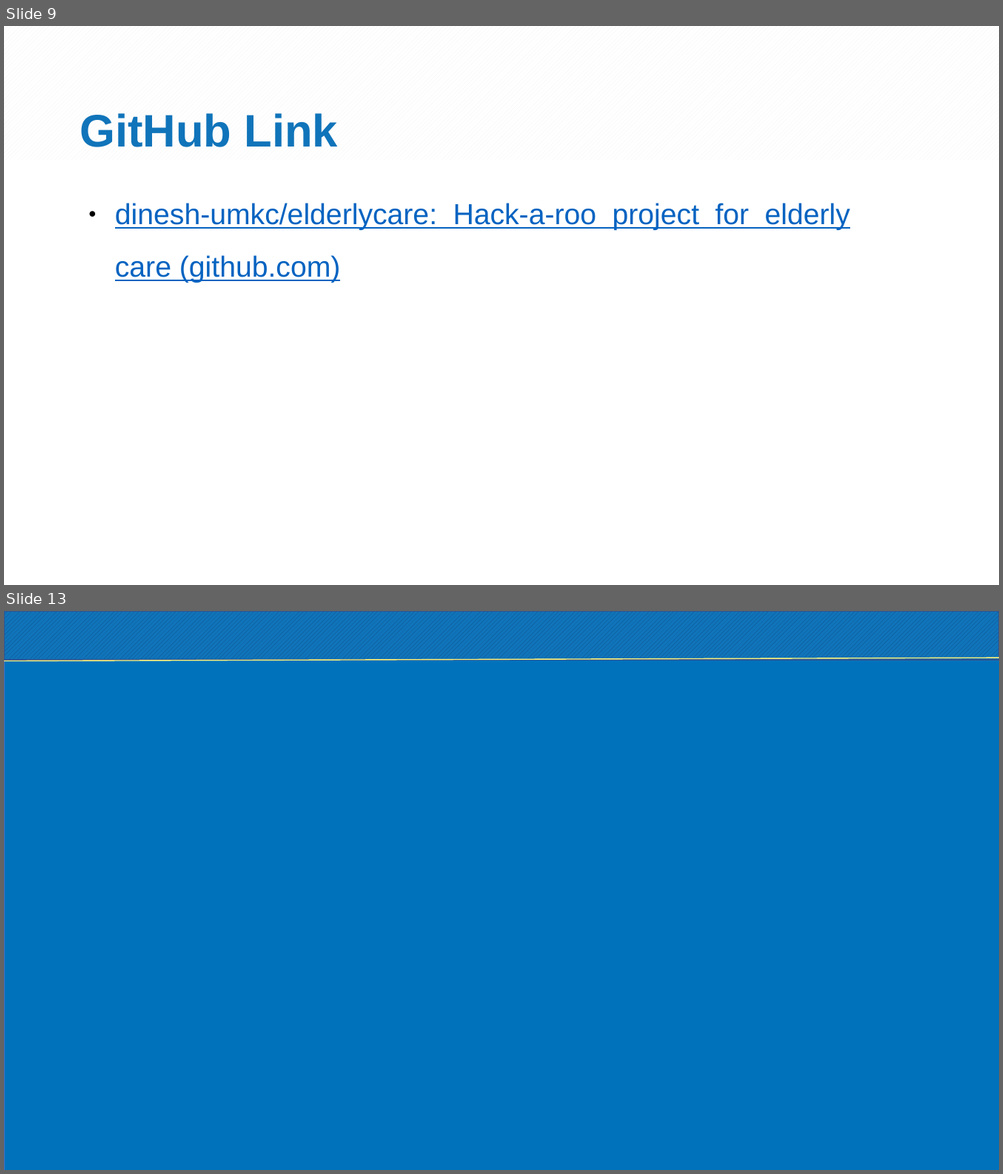
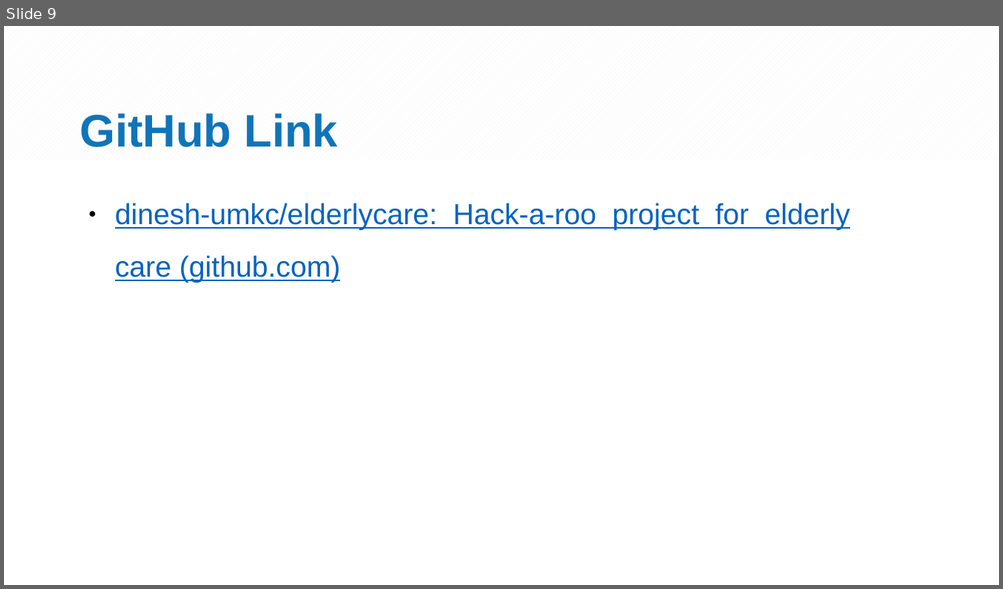
Before and after one commit to dinesh-umkc/elderlycare, a slide deck: Elderly care.pptx. Shown one above the other, each under a label of ours: slides 9 and 13 before the commit, slide 9 after it; the slides between them are not shown. The pictures are 1003x1174 and 1003x589 pixels, drawn with LibreOffice and Linux fonts; fonts in the diff are those of the drawing; background and template pictures are left out. Boxes give left, top, right and bottom in pixels: in the first picture for what was removed or moved away, otherwise in the second. Text is boxed around its words. In the diff, an @@ line names an element or a change of style, - is before the commit and + after.

```diff
--- a/Elderly care.pptx
+++ b/Elderly care.pptx
@@ slide 13 removed at (4,611,999,1170), background #FFFFFF @@
@@ rectangle removed at (4,611,999,661) @@
@@ rectangle removed at (4,634,999,1170) @@
@@ line removed from (4, 661) to (999, 658) @@
```
Also in this commit, not shown: 4 slides added, 4 other slides removed, 1 other file.
